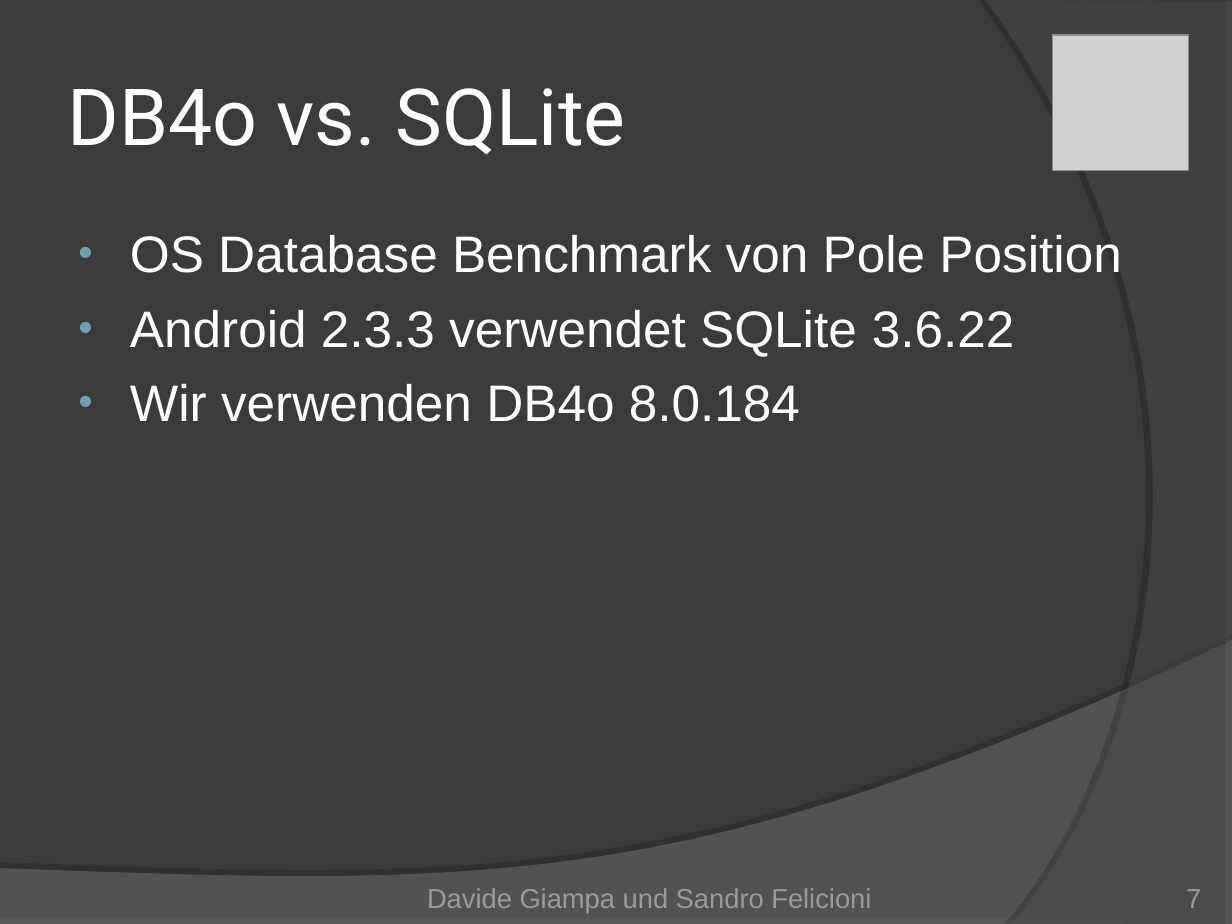
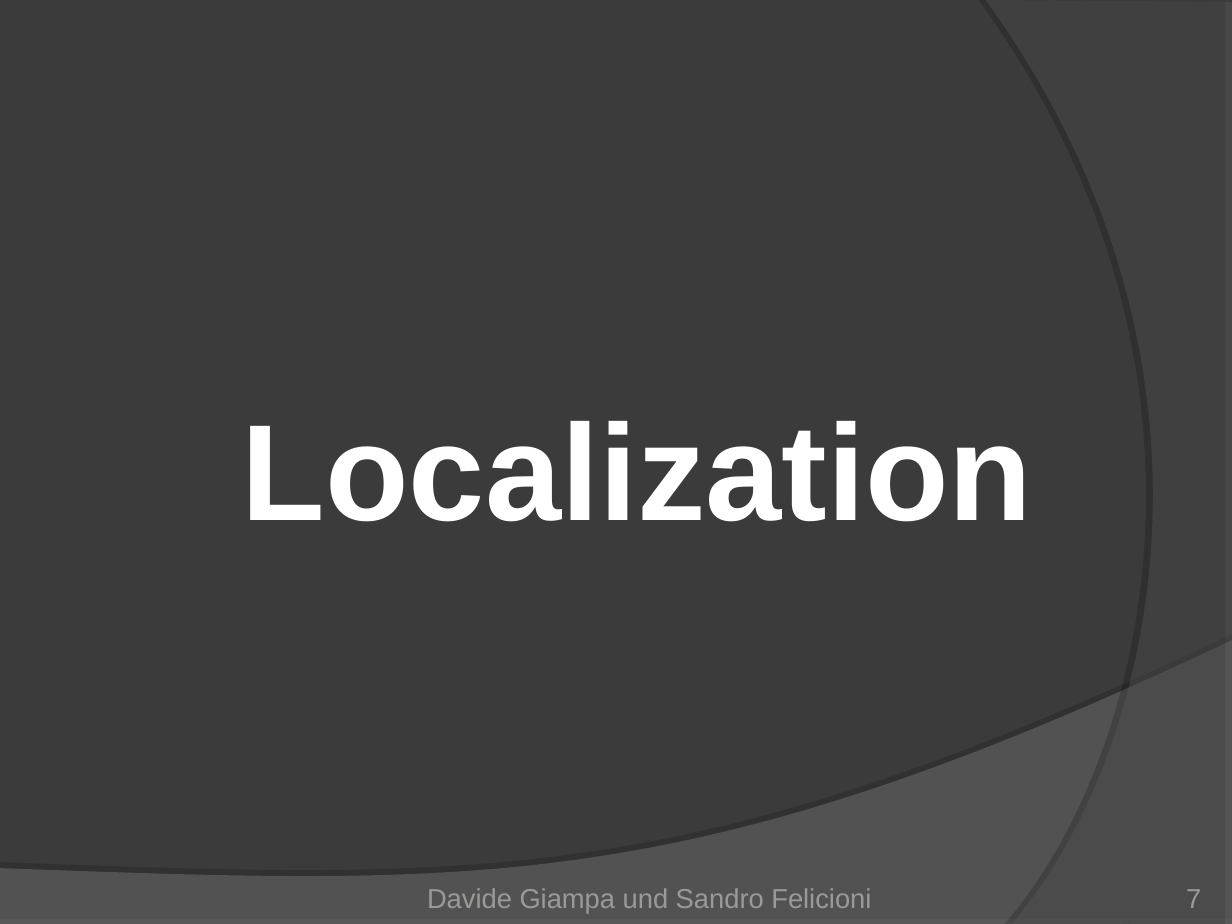
Before and after one commit to Mr-Slash/TrailDevils, a slide deck: slide 7 of doc/01_Project Management/TrailDevils-final.ppt. Drawn at 1232x924 pixels with LibreOffice and Linux fonts; fonts in the diff are those of the drawing; grey boxes stand for pictures. Boxes give left, top, right and bottom in pixels: in the first picture for what was removed or moved away, otherwise in the second. Text is boxed around its words. In the diff, an @@ line names an element or a change of style, - is before the commit and + after.

```diff
--- a/doc/01_Project Management/TrailDevils-final.ppt
+++ b/doc/01_Project Management/TrailDevils-final.ppt
@@ picture removed at (1052, 34, 1188, 170) @@
@@ title removed at (68, 88, 626, 155) @@
-DB4o vs. SQLite
@@ text removed at (130, 235, 1121, 422) @@
-• OS Database Benchmark von Pole Position
-• Android 2.3.3 verwendet SQLite 3.6.22
-• Wir verwenden DB4o 8.0.184
@@ text added at (242, 421, 1032, 522), 80 pt, text #FFFFFF, bold @@
+Localization
```
Also in this commit, not shown: 5 other slides changed, 2 slides added, 1 other file.
